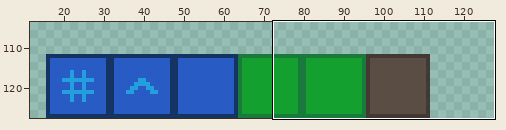
Two states of a sprite sheet, Assets/Materials/Textures.png. The first picture is a wide view before the edit; the outline marks the close-up.
Close-up. Earlier state:
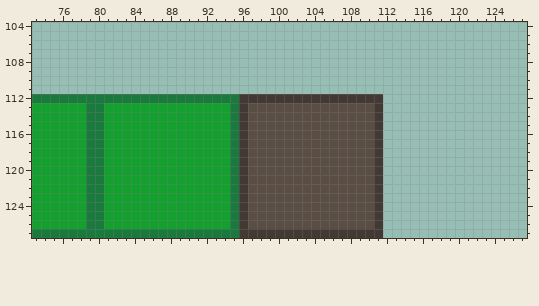
The file is 128x128 pixels. Shown: x 73..127, y 104..127. The wide view leaves out empty margins.
After:
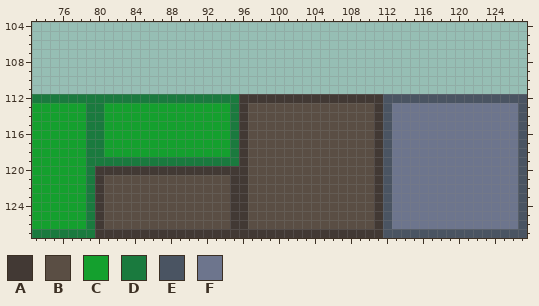
Palette (. is transparent): A #423934  B #5a4e44  C #14a02e  D #1a7a3e  E #4a5462  F #6d758d
Difference:
y 112: x 112..127 ................ -> EEEEEEEEEEEEEEEE
y 113..118: x 112..127 ................ -> EFFFFFFFFFFFFFFE
y 119: x 81..94 CCCCCCCCCCCCCC -> DDDDDDDDDDDDDD; x 112..127 ................ -> EFFFFFFFFFFFFFFE
y 120: x 80..95 DCCCCCCCCCCCCCCD -> AAAAAAAAAAAAAAAA; x 112..127 ................ -> EFFFFFFFFFFFFFFE
y 121..126: x 80..95 DCCCCCCCCCCCCCCD -> ABBBBBBBBBBBBBBA; x 112..127 ................ -> EFFFFFFFFFFFFFFE
y 127: x 80..95 DDDDDDDDDDDDDDDD -> AAAAAAAAAAAAAAAA; x 112..127 ................ -> EEEEEEEEEEEEEEEE
